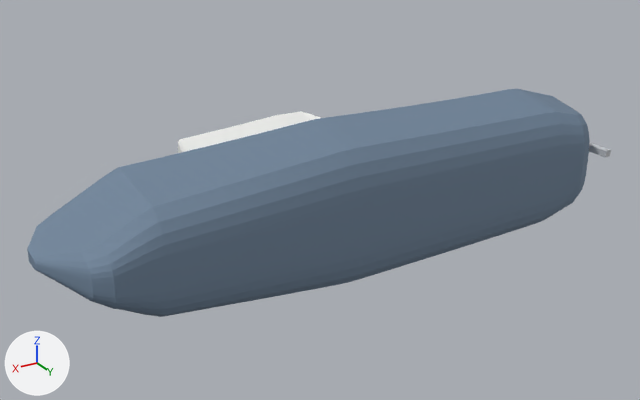
The glTF model models/mine-clearance-loft-sheered.glb: old version first, new version second.
Both versions are drawn from a camera (50 mm lens) standing at (1.398, 1.907, 1.081) and looking at (-0.019, -0.454, -0.099). Every picture has the same lights, and +X, +Y and +Z are marked at lower left. The first picture is the older version. Vertices at exactly the same position are counted once.

In view in the first picture: 'mine-clearance-loft-sheered'.
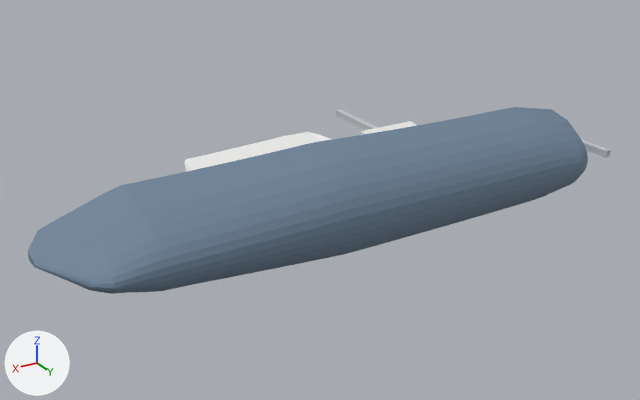
Location of each change, [x1, y1, x2, y2] in pixels of the pictures (640 x 400 px; the box of a moved part takes in the faces that stretch with it):
'mine-clearance-loft-sheered', reshaped (18% shorter): before [27, 89, 611, 317]; after [28, 107, 611, 294]
part 1 of me_mine_clearance_loft_sheered, moved or reshaped (not visible before): after [361, 121, 417, 135]
part 2 of me_mine_clearance_loft_sheered, moved or reshaped: before [178, 111, 321, 153]; after [184, 132, 332, 172]
part 3 of me_mine_clearance_loft_sheered, moved or reshaped: before [27, 89, 590, 317]; after [28, 107, 588, 294]
part 4 of me_mine_clearance_loft_sheered, moved or reshaped (not visible before): after [336, 110, 379, 130]
part 5 of me_mine_clearance_loft_sheered, shading changed: before [35, 95, 589, 303]; after [35, 115, 583, 291]

What changed in the scene script:
```text
Change me_mine_clearance_loft_sheered:
    used by ob_mine_clearance_loft_sheered; location = (0.0, 0.0, 0.0)
    before: 1868 (-0.43, -0.88, 0.01), 1869 (-0.41, -0.88, 0.01), 1871 (-0.41, -0.88, -0.01), 1873 (-0.43, -0.88, -0.01)
    remove me_mine_clearance_loft_sheered.from_pydata(...)  # 1907 vertices, 3774 faces; spans x -0.99..0.97, y -0.88..-0.04, z -0.25..0.25
    add me_mine_clearance_loft_sheered.from_pydata(...)  # 1907 vertices, 3774 faces; spans x -0.99..0.97, y -0.97..-0.04, z -0.18..0.18
    me_mine_clearance_loft_sheered part 1: the loose piece of 617 vertices spanning x -0.36..-0.15, y -0.42..-0.27, z -0.19..0.19 is scaled about its middle by (1, 1, 0.709)
    me_mine_clearance_loft_sheered part 2: the loose piece of 617 vertices spanning x -0.05..0.5, y -0.55..-0.28, z -0.2..0.2 is scaled about its middle by (1, 0.806, 0.709), then moved by (0.0, 0.02, 0.0)
    me_mine_clearance_loft_sheered part 3: 566 of 1907 vertices moved; they spanned x -0.9..0.97, y -0.54..-0.04, z -0.25..0.25 and now span x -0.9..0.97, y -0.49..-0.04, z -0.18..0.18; mean shift (0.0, -0.03, 0.0); largest move (0.69, -0.11, -0.16) -> (0.69, -0.2, -0.12)
    me_mine_clearance_loft_sheered part 4
    add for i in [1868, 1869, 1871, 1873]: me_mine_clearance_loft_sheered.vertices[i].co += Vector((0.0, -0.1, 0.0))
    me_mine_clearance_loft_sheered part 5: 160 of the faces centred in x -0.88..0.95, y -0.55..-0.04, z -0.23..0.22 are now shaded smooth
    other edits to the shape of me_mine_clearance_loft_sheered do not show in these pictures
```
